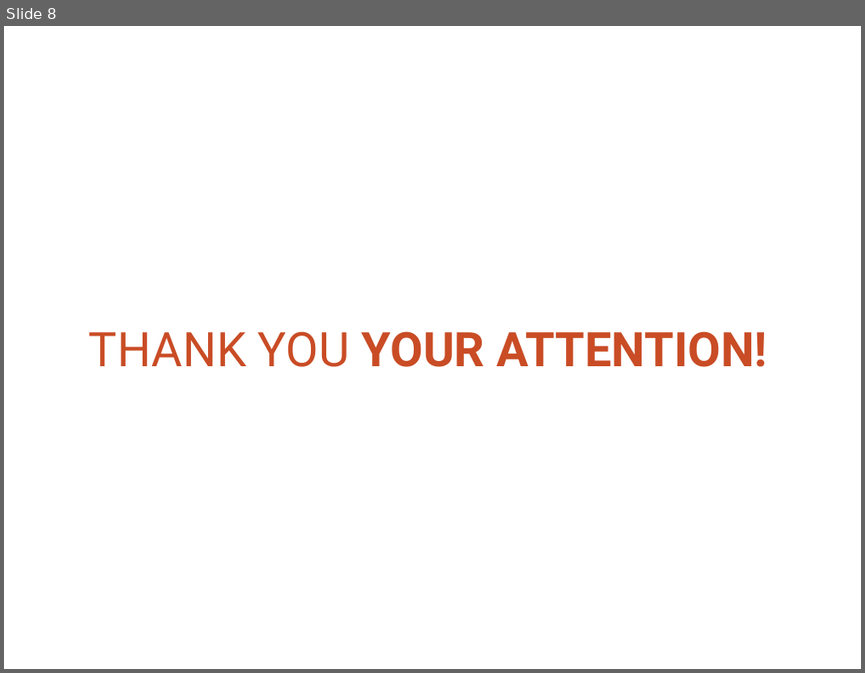
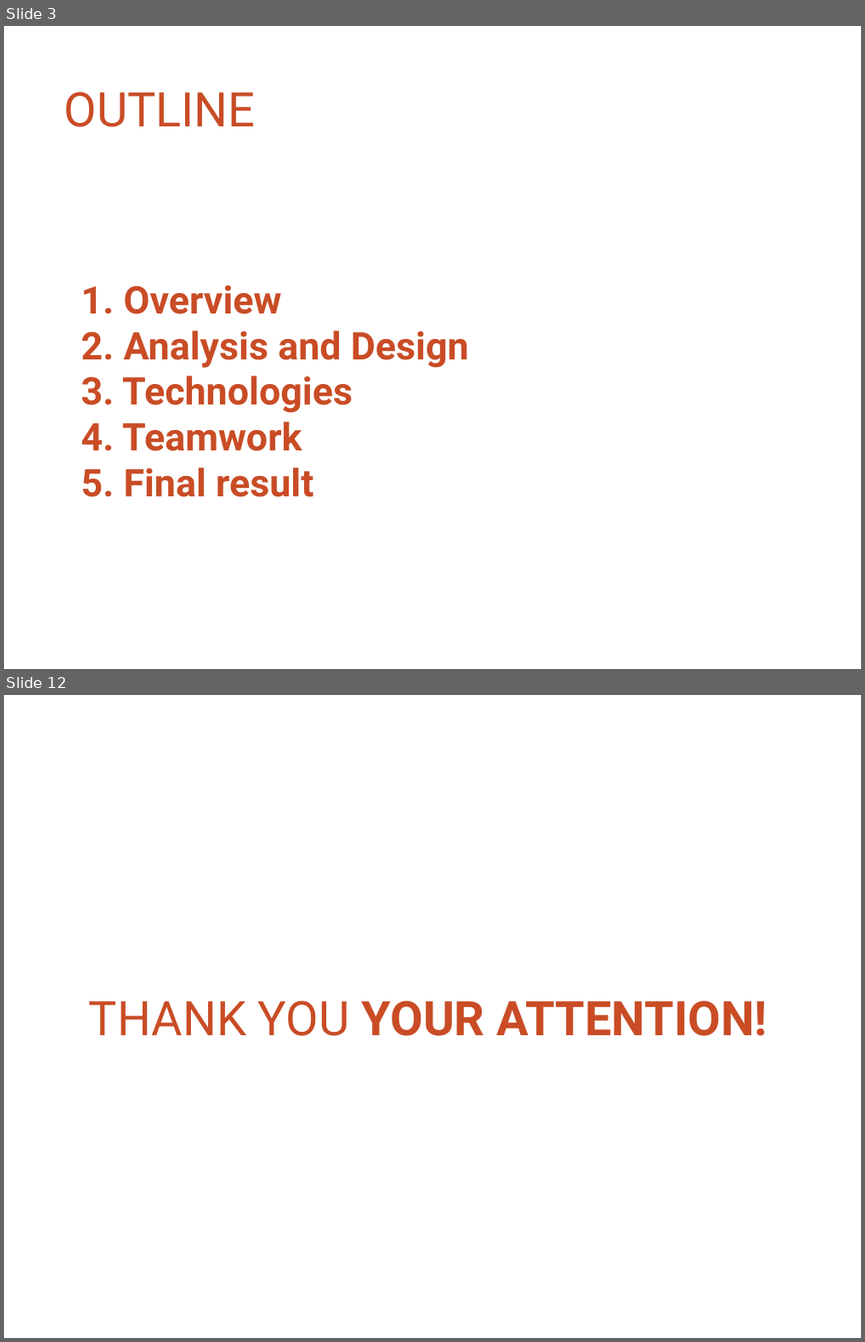
Before and after one commit to thoatran/iCT-Flashcard, a slide deck: docs/ReportSlides.pptx. Shown one above the other, each under a label of ours: slide 8 before the commit, slides 3 and 12 after it; the slides between them are not shown. The pictures are 865x673 and 865x1342 pixels, drawn with LibreOffice and Linux fonts; fonts in the diff are those of the drawing; background and template pictures are left out. Boxes give left, top, right and bottom in pixels: in the first picture for what was removed or moved away, otherwise in the second. Text is boxed around its words. In the diff, an @@ line names an element or a change of style, - is before the commit and + after.

Commit message:
update design doc

```diff
--- a/docs/ReportSlides.pptx
+++ b/docs/ReportSlides.pptx
@@ slide 3 added at [4,26,861,669], background #FFFFFF @@
@@ text added at [64,91,256,127], 40 pt, text #C94C25 @@
+OUTLINE
@@ text added at [81,285,469,497], 32 pt, text #C94C25, bold @@
+1. Overview
+2. Analysis and Design
+3. Technologies
+4. Teamwork
+5. Final result
@@ what was slide 8 is now slide 12 @@
```
Also in this commit, not shown: 3 slides changed, 7 other slides added, 4 slides removed, 2 other files.
